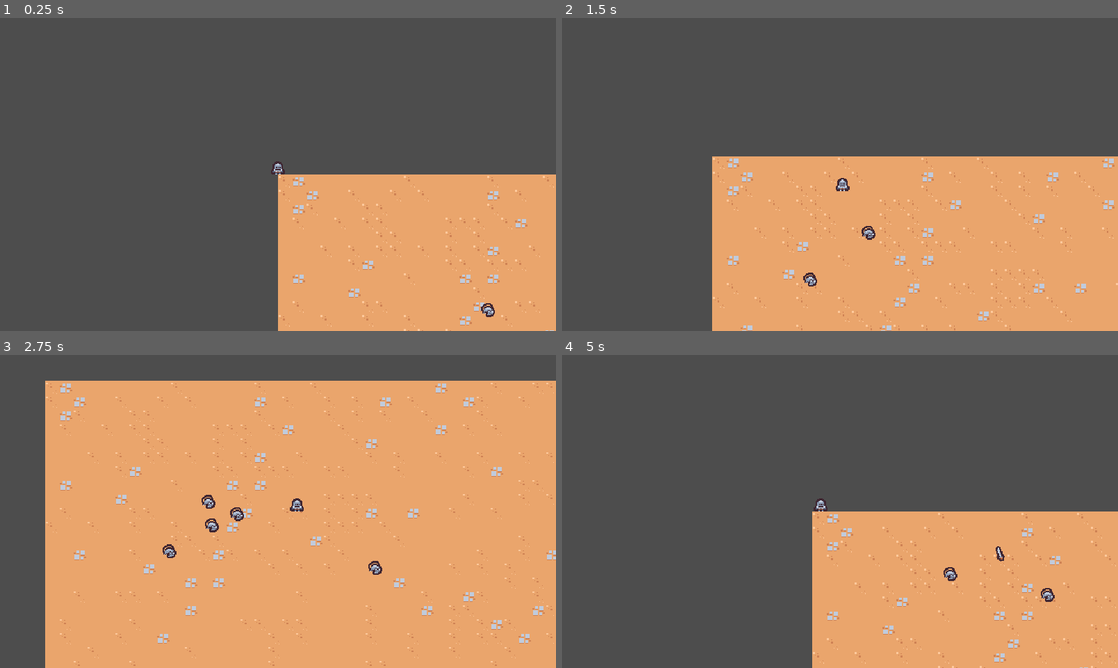
Above: before the commit, frames 1-4 (two rows, left to right).
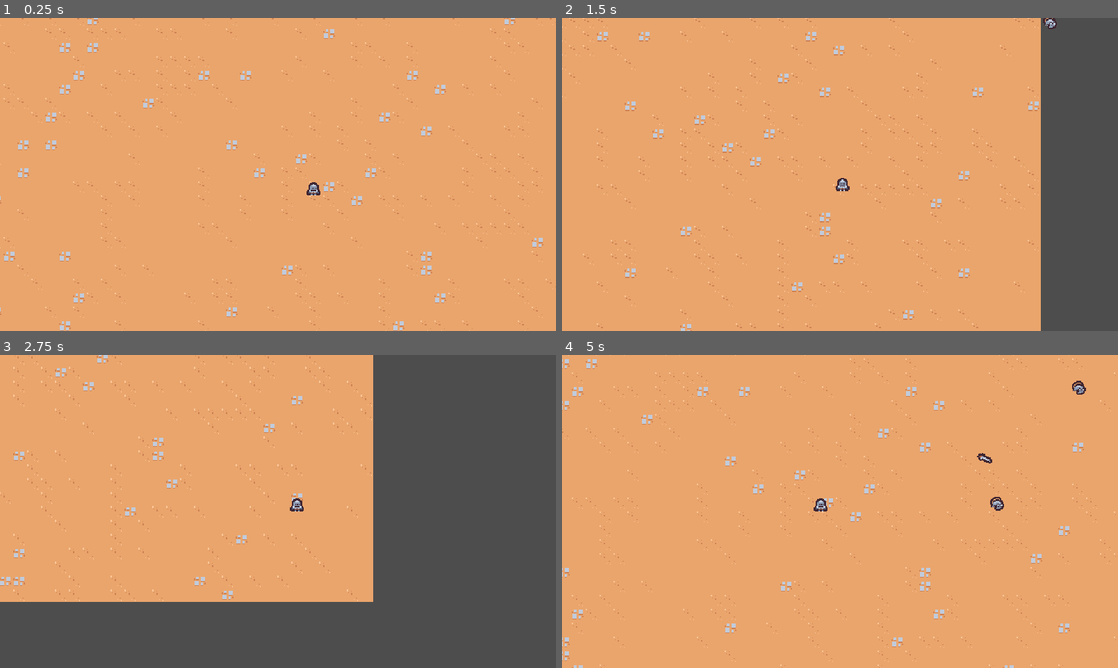
Above: after the commit, the same moments.

Repository: Liujiayu007/2d
Game: Godot game, scene res://scenes/main/main.tscn
Same seed, same stepped clock (60 frames per second), same inputs: the game is played once before the commit and once after it.
Inputs:
- Up to frame 1 (0.25 s): no input
- Up to frame 2 (1.5 s): hold D (move_right) 0.53-1.28 s; hold S (move_down) from 1.28 s (still down)
- Up to frame 3 (2.75 s): release S (move_down) at 2.03 s; hold D (move_right) from 2.03 s (still down)
- Up to frame 4 (5 s): release D (move_right) at 2.78 s; hold W (move_up) 2.78-3.53 s; hold A (move_left) from 3.53 s (still down)

The runs differ from the first frame. In frame 1, 77% of the frame differs, in the area x 0-100%, y 0-100%; in frame 2, 63%; in frame 3, 56%; in frame 4, 74%.

Commit message:
自动生成敌人

Diff:
--- a/project.godot
+++ b/project.godot
@@ -14,6 +14,10 @@
 run/main_scene="uid://bhorcje3t7dix"
 config/features=PackedStringArray("4.6", "Forward Plus")
 config/icon="res://icon.svg"
+
+[debug]
+
+gdscript/warnings/unused_parameter=0
 
 [display]
 
--- a/scenes/main/main.tscn
+++ b/scenes/main/main.tscn
@@ -3,9 +3,11 @@
 [ext_resource type="PackedScene" uid="uid://cqke0mmbd8gwy" path="res://scenes/player/player.tscn" id="1_hyk8p"]
 [ext_resource type="TileSet" uid="uid://btsai6lg0o8ys" path="res://resources/tileset.tres" id="1_iuonh"]
 [ext_resource type="PackedScene" uid="uid://bqibcdgklrqdc" path="res://scenes/game_camera/game_camera.tscn" id="1_k2fmo"]
-[ext_resource type="PackedScene" uid="uid://bkh4m40gu2njm" path="res://scenes/basic_enemy/basic_enemy.tscn" id="4_l3cfh"]
+[ext_resource type="PackedScene" uid="uid://b1xxwi00ln7me" path="res://scenes/manager/enemy_manager.tscn" id="1_l3cfh"]
 
 [node name="Main" type="Node" unique_id=715923107]
+
+[node name="EnemyManager" parent="." unique_id=1531917544 instance=ExtResource("1_l3cfh")]
 
 [node name="TileMapLayer" type="TileMapLayer" parent="." unique_id=210504020]
 tile_map_data = PackedByteArray("AAA2ACEAAAAAAAQAAAA2ACAAAAAAAAQAAAA2AB8AAAAAAAQAAAA2AB4AAAAAAAQAAAA2AB0AAAAAAAQAAAA2AB …(29840 unchanged characters)…
@@ -14,21 +16,4 @@
 [node name="GameCamera" parent="." unique_id=682408726 instance=ExtResource("1_k2fmo")]
 
 [node name="Player" parent="." unique_id=390898776 instance=ExtResource("1_hyk8p")]
-
-[node name="BasicEnemy" parent="." unique_id=434079067 instance=ExtResource("4_l3cfh")]
-position = Vector2(137, 251)
-
-[node name="BasicEnemy2" parent="." unique_id=89187997 instance=ExtResource("4_l3cfh")]
-position = Vector2(558, 322)
-
-[node name="BasicEnemy3" parent="." unique_id=1825322021 instance=ExtResource("4_l3cfh")]
-position = Vector2(278, 309)
-
-[node name="BasicEnemy4" parent="." unique_id=184231583 instance=ExtResource("4_l3cfh")]
-position = Vector2(90, 377)
-
-[node name="BasicEnemy5" parent="." unique_id=1329054506 instance=ExtResource("4_l3cfh")]
-position = Vector2(258, 170)
-
-[node name="BasicEnemy6" parent="." unique_id=460201464 instance=ExtResource("4_l3cfh")]
-position = Vector2(189, 344)
+position = Vector2(502, 290)
--- /dev/null
+++ b/scenes/manager/enemy_manager.gd
@@ -0,0 +1,20 @@
+extends Node
+
+const SPAWN_RADIUS = 375
+
+@export var basic_enemy_scene: PackedScene
+
+# Called when the node enters the scene tree for the first time.
+func _ready() -> void:
+	$Timer.timeout.connect(on_timer_timeout)
+
+func on_timer_timeout():
+	var player = get_tree().get_first_node_in_group("player") as Node2D
+	if player == null:
+		return
+	var random_direction = Vector2.RIGHT.rotated(randf_range(0,TAU))
+	var spawn_position = player.global_position + (random_direction * SPAWN_RADIUS)
+
+	var enemy = basic_enemy_scene.instantiate() as Node2D
+	get_parent().add_child(enemy)
+	enemy.global_position = spawn_position
--- /dev/null
+++ b/scenes/manager/enemy_manager.tscn
@@ -0,0 +1,11 @@
+[gd_scene format=3 uid="uid://b1xxwi00ln7me"]
+
+[ext_resource type="Script" uid="uid://b52nwu3ons75v" path="res://scenes/manager/enemy_manager.gd" id="1_1w3g6"]
+[ext_resource type="PackedScene" uid="uid://bkh4m40gu2njm" path="res://scenes/basic_enemy/basic_enemy.tscn" id="2_bortd"]
+
+[node name="EnemyManager" type="Node" unique_id=1531917544]
+script = ExtResource("1_1w3g6")
+basic_enemy_scene = ExtResource("2_bortd")
+
+[node name="Timer" type="Timer" parent="." unique_id=1387024894]
+autostart = true
Not shown, added: scenes/manager/enemy_manager.gd.uid
